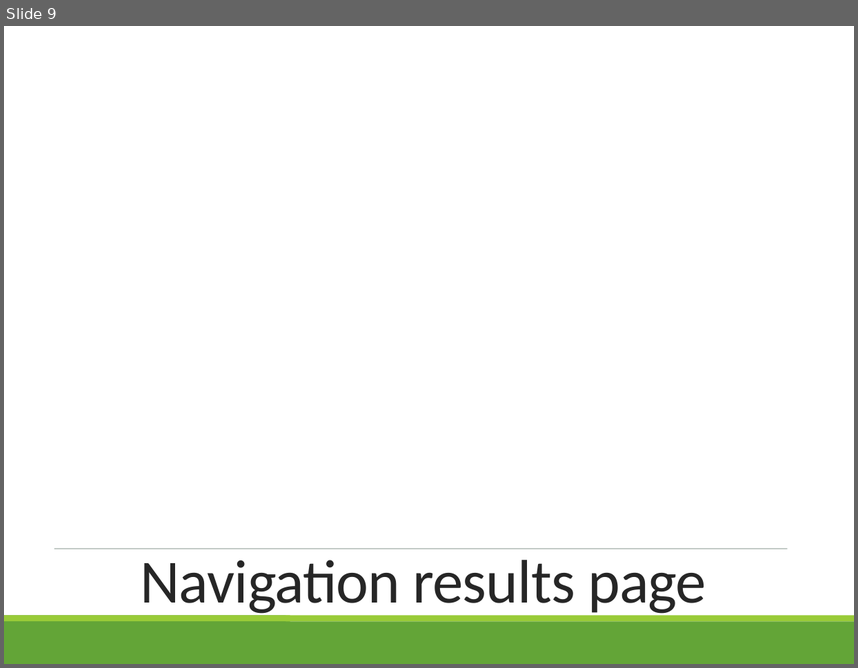
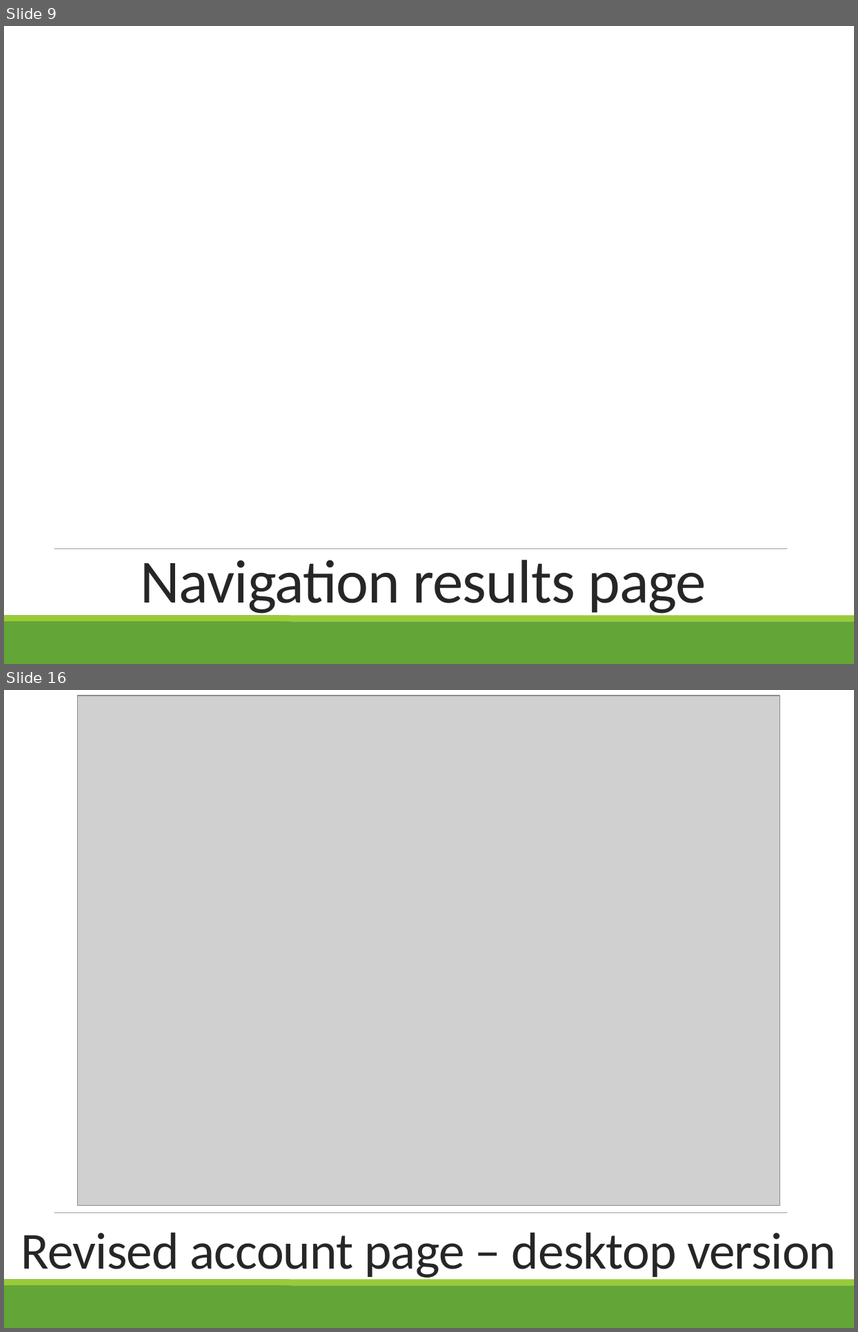
Before and after one commit to ADVsummer/CapstoneProjectB, a slide deck: Process book continuation PPT.pptx. Shown one above the other, each under a label of ours: slide 9 before the commit, slides 9 and 16 after it; the slides between them are not shown. The pictures are 858x668 and 858x1332 pixels, drawn with LibreOffice and Linux fonts; fonts in the diff are those of the drawing; grey boxes stand for pictures; background and template pictures are left out. Boxes give left, top, right and bottom in pixels: in the first picture for what was removed or moved away, otherwise in the second. Text is boxed around its words. In the diff, an @@ line names an element or a change of style, - is before the commit and + after.

```diff
--- a/Process book continuation PPT.pptx
+++ b/Process book continuation PPT.pptx
@@ slide 16 added at bbox=[4, 690, 854, 1328], background #FFFFFF; not listed: 2 template elements that a slide beside it also shows @@
@@ rectangle added at bbox=[4, 690, 854, 1279], fill #FFFFFF @@
@@ picture added at bbox=[78, 696, 780, 1205] @@
@@ line added from (54, 1212) to (788, 1212), #455F51 0.5 pt @@
@@ title added at bbox=[21, 1232, 836, 1280], 44 pt, text #262626 @@
+Revised account page – desktop version
@@ rectangle added at bbox=[4, 1279, 854, 1285], fill #99CB38 @@
@@ rectangle added at bbox=[4, 1285, 854, 1328], fill #63A537 @@
```
Also in this commit, not shown: 6 other slides added, 25 other files.
